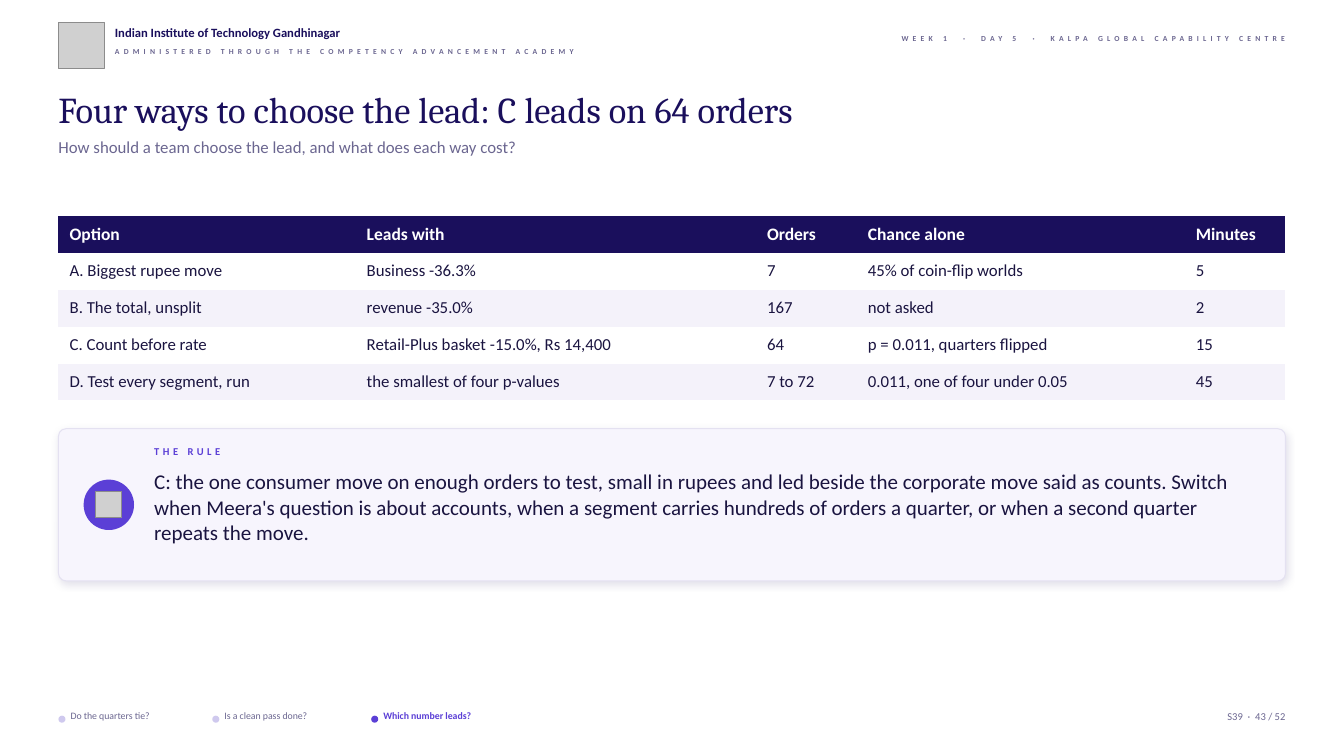
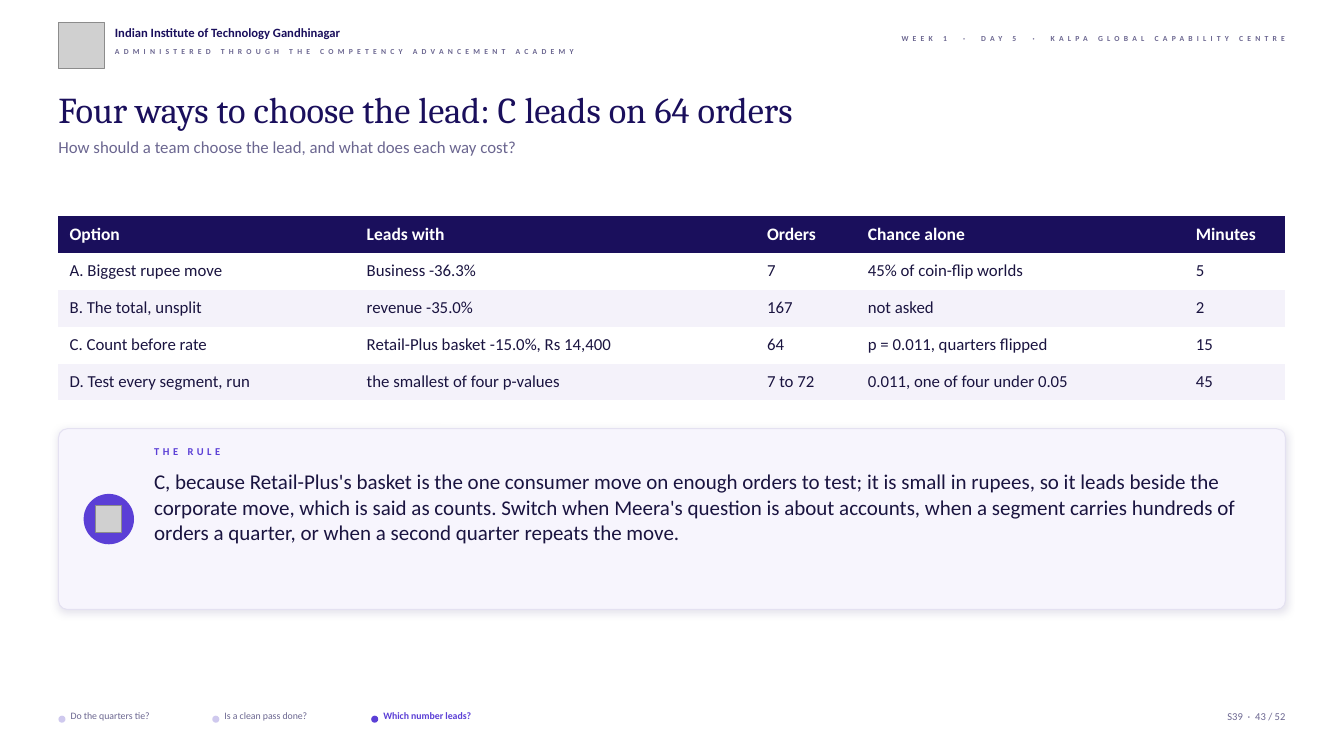
Before and after one commit to fde-academy-lab/c2-content-factory, a slide deck: slide 43 of content/W01/D5/slides/C2_W01_D05_debrief_STUDENT.pptx. Drawn at 1344x756 pixels with LibreOffice and Linux fonts; fonts in the diff are those of the drawing; grey boxes stand for pictures; background and template pictures are left out. Boxes give left, top, right and bottom in pixels: in the first picture for what was removed or moved away, otherwise in the second. Text is boxed around its words. In the diff, an @@ line names an element or a change of style, - is before the commit and + after.

```diff
--- a/content/W01/D5/slides/C2_W01_D05_debrief_STUDENT.pptx
+++ b/content/W01/D5/slides/C2_W01_D05_debrief_STUDENT.pptx
@@ rounded rectangle: place and size @@
-rounded rectangle at (58,429,1286,581)
+rounded rectangle at (58,429,1286,609)
@@ text at (154,474,1234,544): text changed @@
-C: the one consumer move on enough orders to test, small in rupees and led beside the corporate move said as counts. Switch when Meera's question is about accounts, when a segment carries hundreds of orders a quarter, or when a second quarter repeats the move.
+C, because Retail-Plus's basket is the one consumer move on enough orders to test; it is small in rupees, so it leads beside the corporate move, which is said as counts. Switch when Meera's question is about accounts, when a segment carries hundreds of orders a quarter, or when a second quarter repeats the move.
@@ ellipse: place and size @@
-ellipse at (84,480,134,530)
+ellipse at (84,494,134,544)
@@ picture: place and size @@
-picture at (96,492,122,518)
+picture at (96,506,122,532)
```
Also in this commit, not shown: 4 other slides changed, 12 other files.
